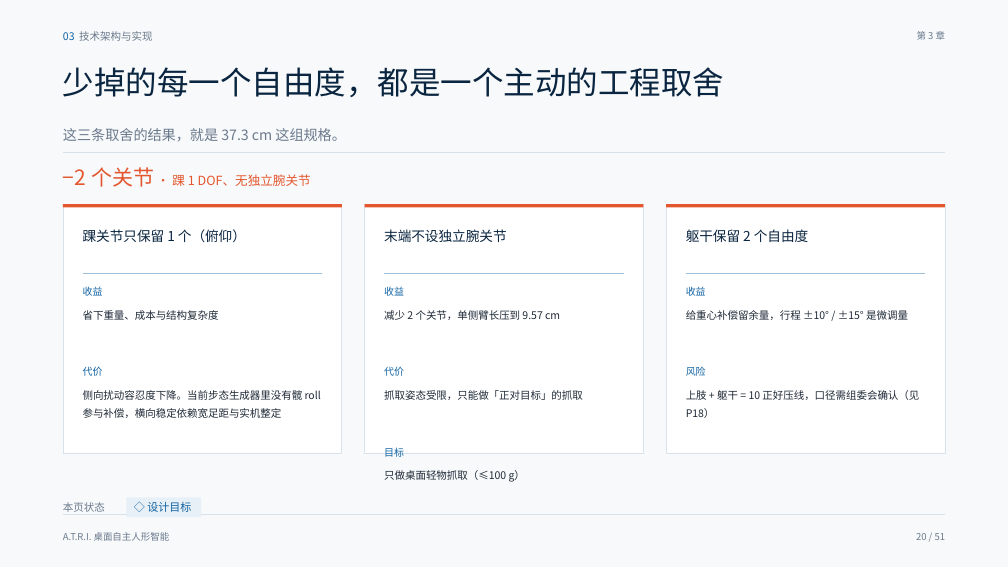
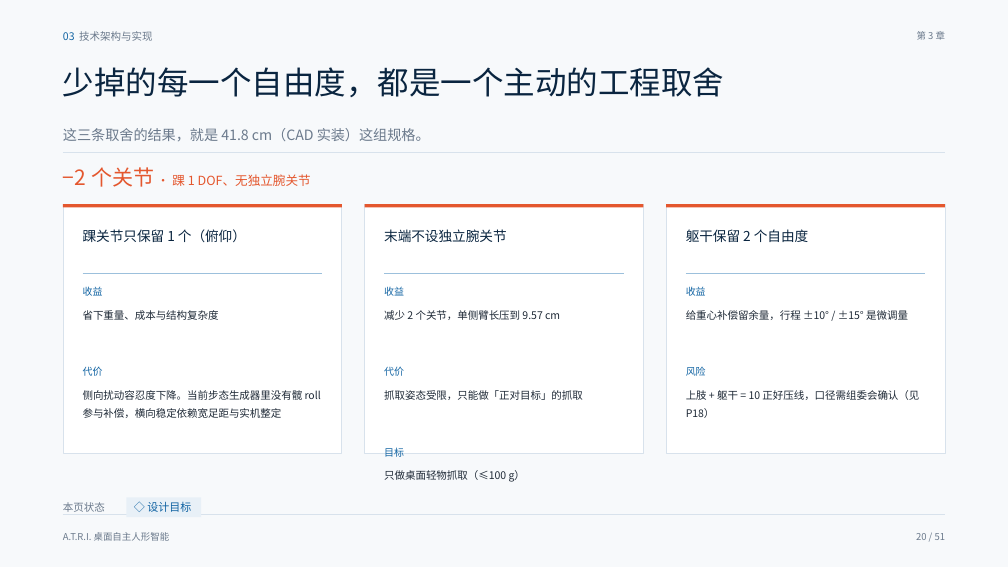
Before and after one commit to HPIline/ATRI, a slide deck: slide 20 of ppt/out/ATRI-答辩PPT-定稿.pptx. Drawn at 1008x567 pixels with LibreOffice and Linux fonts; fonts in the diff are those of the drawing. Boxes give left, top, right and bottom in pixels: in the first picture for what was removed or moved away, otherwise in the second. Text is boxed around its words. In the diff, an @@ line names an element or a change of style, - is before the commit and + after.

Commit message:
feat(model): v3 —— 数据口径切到协作者 CAD 实装测量
按用户决定：相关数据以协作者最新上传的 CAD 实装结果为准（提交 6d4b077 /
项目文档/骨架结构与集成方案.md §6–§7）。

L1 模型（v2 → v3，gen_v3_baseline.py）
- 结构件 500 → 1790 g（真实 CAD 体积 × PETG 1.27 g/cm³，74 个件）
- 整机 2146 → 3437 g；踝关节需求 1.037 → 1.629 N·m（占「堵转×50%」判据 111% ❌）
- 新增 installed_envelope_mm = 418 × 223 × 129 mm（CAD 实装；基元/运动学口径仍 372.8）
- 新增 reduction_paths：A 拓扑减重 900–1100 g / B 买金属件 550–700 g / C 减自由度
- 新增 design/reference/cad_assembly_measurements.json（机器可读的实装测量）
- 新增 design/gen_placements.py：placements.json 改为常规产物（原来内嵌在 v2 一次性迁移里，v3 改质量后就过期了）

同步上游 6d4b077 的实物订正
- 舵机空载速度 300 → 270 °/s（0.222 s/60°，来源实物包装标签 ST-3215-C018）
  同步到 robot_model.json / servo_spec.json / components.json / domain_random.json

文档与产出全量同步到 v3 口径（41.8 cm / 3437 g / 111% / 减重路径）
- 技术方案、项目综述、BOM与阶段性指标、材料上传准备、答辩Q&A
- 答辩PPT-逐页文案-v3（v3.2 修订说明）、答辩PPT-交付说明、答辩PPT-待回填清单
- 三个交接 Prompt、外观尺寸零件设计Prompt、设计数据包Prompt、TonyPi 参考文档
- 根 README、design/README、design/cad/README、design/cad/build_all.py 预算常量
- ppt/build_deck.py 重新出片（51 页，版面自检 0 问题）
- webots 世界重新生成、软件 config/robot.json 同步

说明：PDF 按用户决定暂不导出（材料仍会持续改动）。

```diff
--- a/ppt/out/ATRI-答辩PPT-定稿.pptx
+++ b/ppt/out/ATRI-答辩PPT-定稿.pptx
@@ text at <box>63,128,430,141</box>: text changed @@
-这三条取舍的结果，就是 37.3 cm 这组规格。
+这三条取舍的结果，就是 41.8 cm（CAD 实装）这组规格。
```
Also in this commit, not shown: 4 other slides changed, 36 other files.
